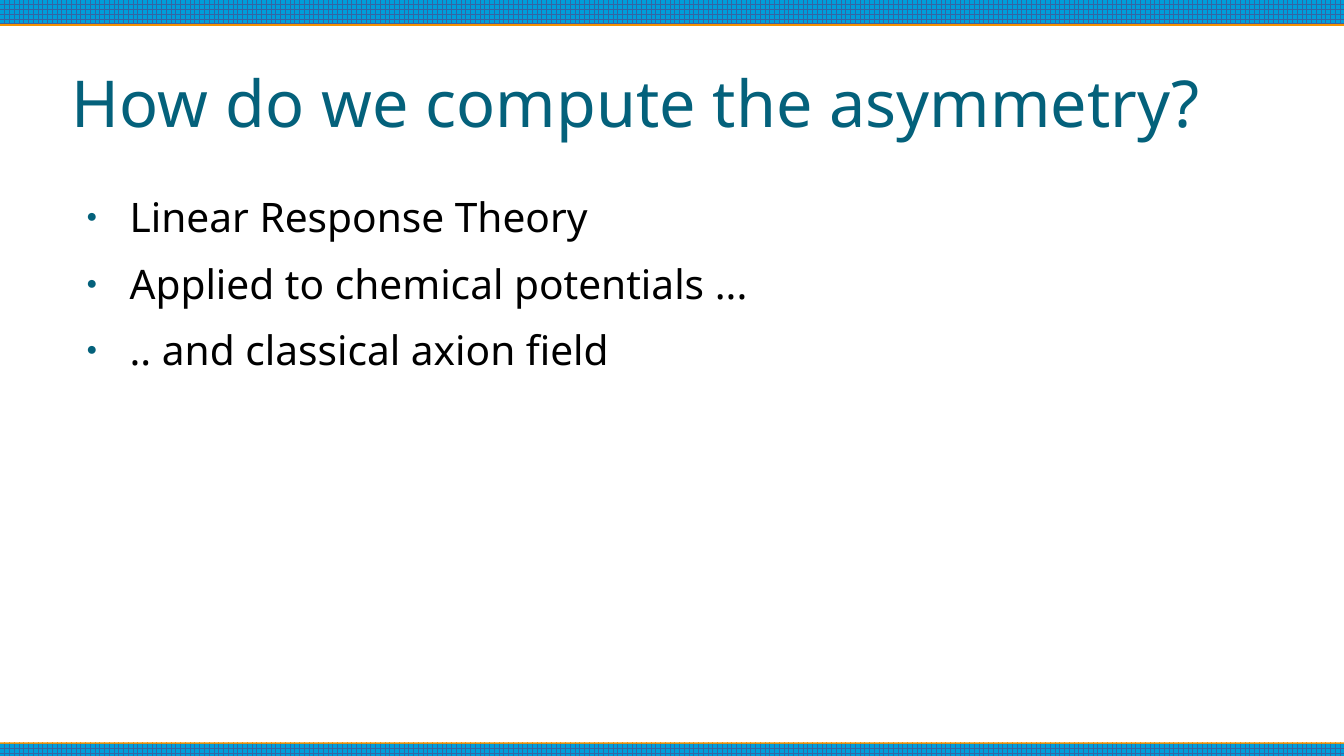
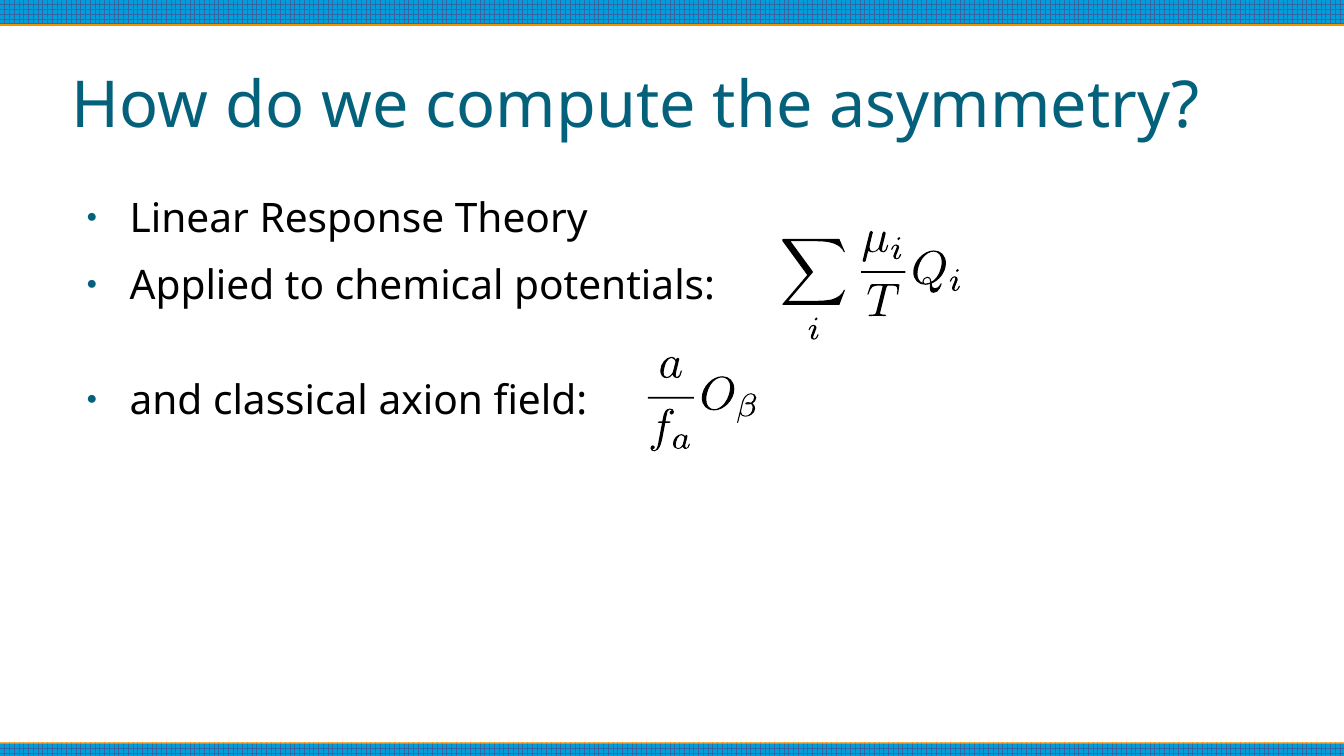
Before and after one commit to anna-jana/masters-project, a slide deck: slide 19 of reports/thesis-talk/presentation.odp (slide 18 before the commit). Drawn at 1344x756 pixels with LibreOffice and Linux fonts; fonts in the diff are those of the drawing. Boxes give left, top, right and bottom in pixels: in the first picture for what was removed or moved away, otherwise in the second. Text is boxed around its words. In the diff, an @@ line names an element or a change of style, - is before the commit and + after.

```diff
--- a/reports/thesis-talk/presentation.odp
+++ b/reports/thesis-talk/presentation.odp
@@ text at [130, 268, 715, 415]: text changed @@
-● Applied to chemical potentials ...
-● .. and classical axion field
+● Applied to chemical potentials:
+● and classical axion field:
@@ group added at [782, 232, 960, 339]: 9 freeform shapes @@
@@ group added at [648, 357, 757, 451]: 7 freeform shapes @@
```
Also in this commit, not shown: 12 other slides changed, 2 slides added, 1 slide removed.
